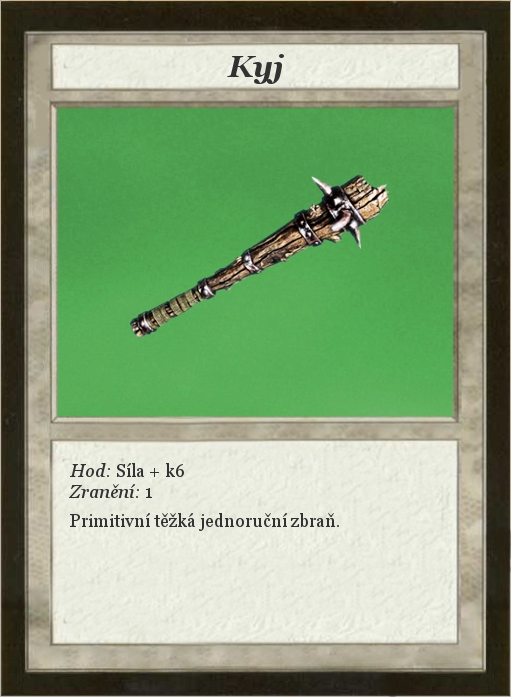
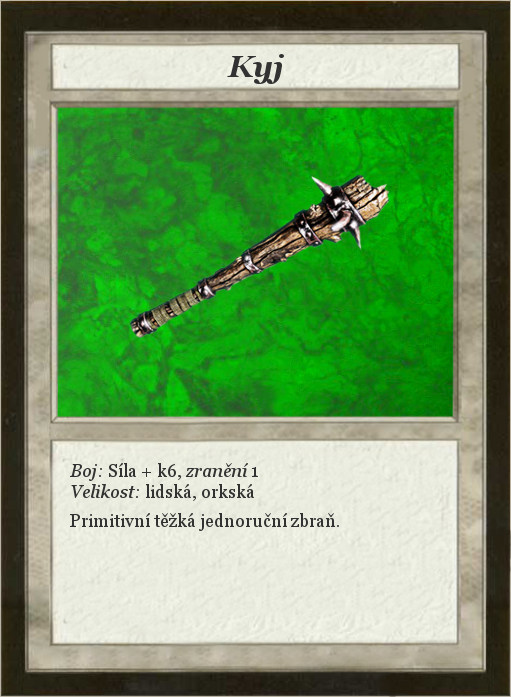
Layer changes from the first 511 × 697 image to the second:
renamed "Hod: Síla + k6 ..." to "Boj: Síla + k6, zranění 1 ...", painted on it over bbox(69, 463, 258, 501)
painted on "OrcishBackground" over bbox(57, 106, 455, 417)
removed layer "Dark-gray-background" over bbox(57, 106, 455, 417)
